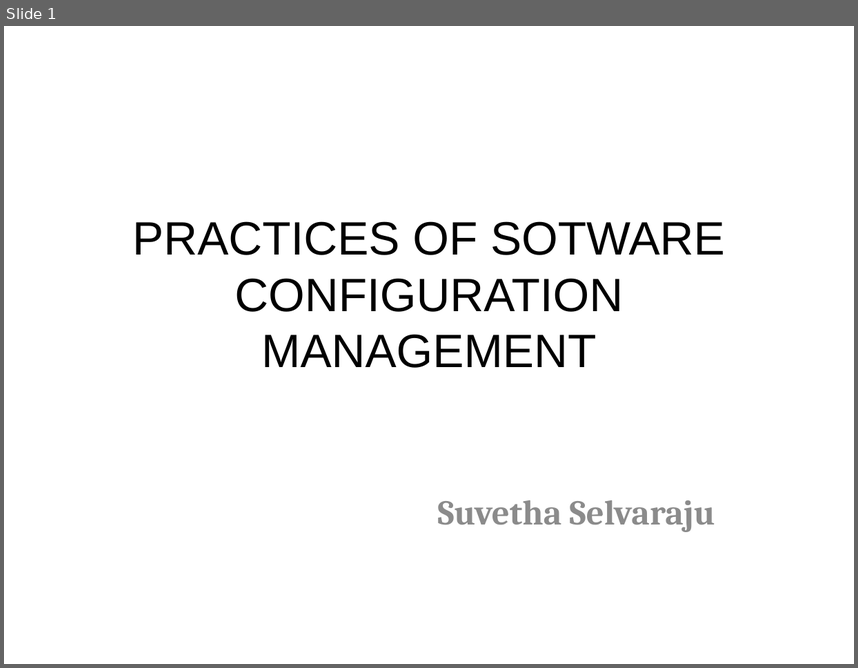
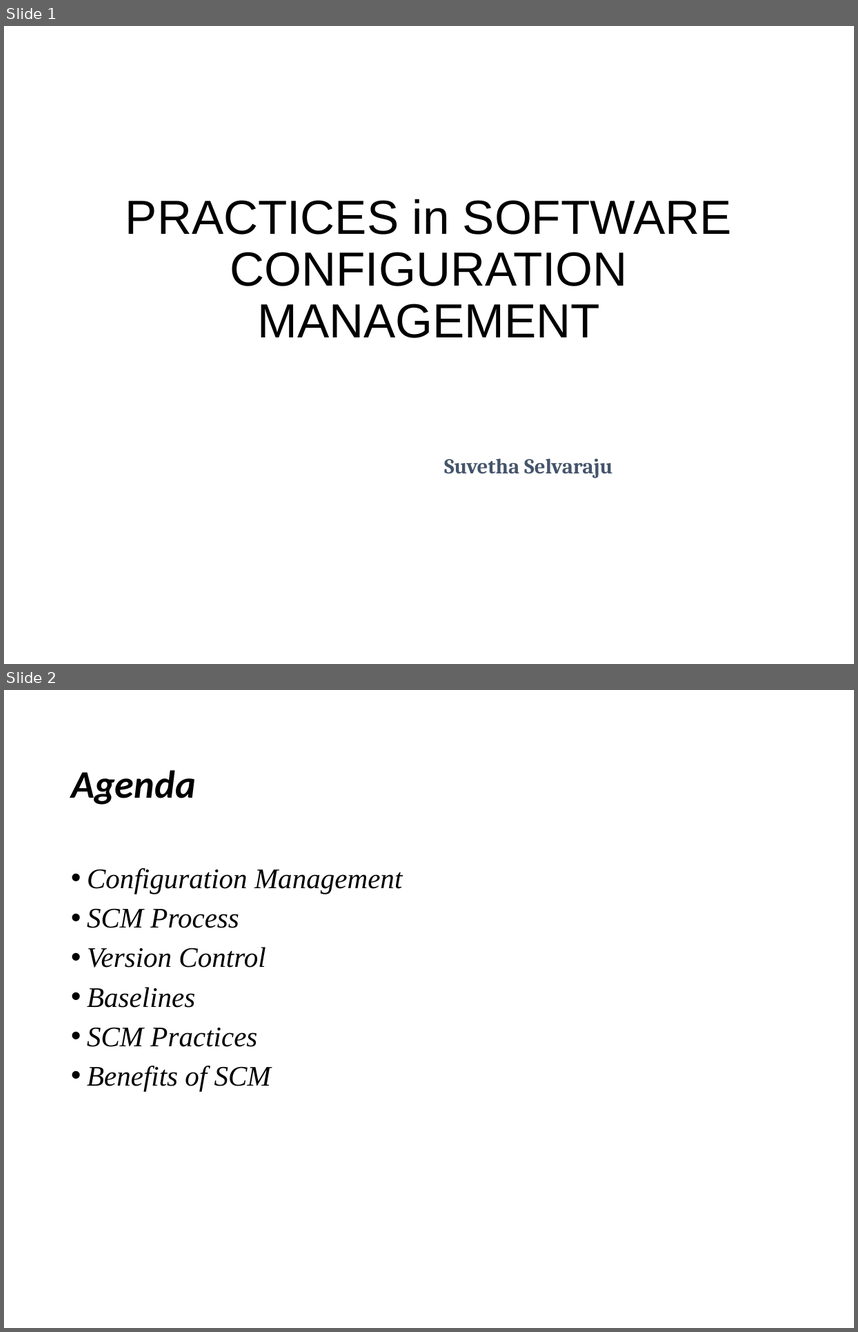
Before and after one commit to suvethaammu/suvethaammu, a slide deck: BEST PRACTICES OF SOTWARE CONFIGURATION MANAGEMENT.pptx. Shown one above the other, each under a label of ours: slide 1 before the commit, slides 1 and 2 after it. The pictures are 858x668 and 858x1332 pixels, drawn with LibreOffice and Linux fonts; fonts in the diff are those of the drawing. Boxes give left, top, right and bottom in pixels: in the first picture for what was removed or moved away, otherwise in the second. Text is boxed around its words. In the diff, an @@ line names an element or a change of style, - is before the commit and + after.

```diff
--- a/BEST PRACTICES OF SOTWARE CONFIGURATION MANAGEMENT.pptx
+++ b/BEST PRACTICES OF SOTWARE CONFIGURATION MANAGEMENT.pptx
@@ slide 2 added at box(4, 690, 854, 1328), background #FFFFFF @@
@@ title added at box(71, 770, 196, 805), 33 pt, text #000000, bold, italic @@
+Agenda
@@ text added at box(87, 868, 402, 1091), 24 pt, text #000000, italic @@
+• Configuration Management
+• SCM Process
+• Version Control
+• Baselines
+• SCM Practices
+• Benefits of SCM
@@ slide 1 changed as well @@
@@ title "PRACTICES in SOFTWARE CONFIGURATION MANAGEMENT" at box(125, 198, 732, 338): vertical alignment middle to bottom @@
@@ title at box(125, 198, 732, 338): text changed; size 39.6 to 40.5 pt @@
-PRACTICES OF SOTWARE CONFIGURATION MANAGEMENT
+PRACTICES in SOFTWARE CONFIGURATION MANAGEMENT
@@ subtitle "Suvetha Selvaraju" at box(444, 458, 613, 478): size 29.6 to 18 pt, text colour #8C8C8C to #44546A; line spacing 1 to 0.9; more space between paragraphs @@
```
Also in this commit, not shown: 8 other slides changed, 10 other slides added, 12 slides removed.
